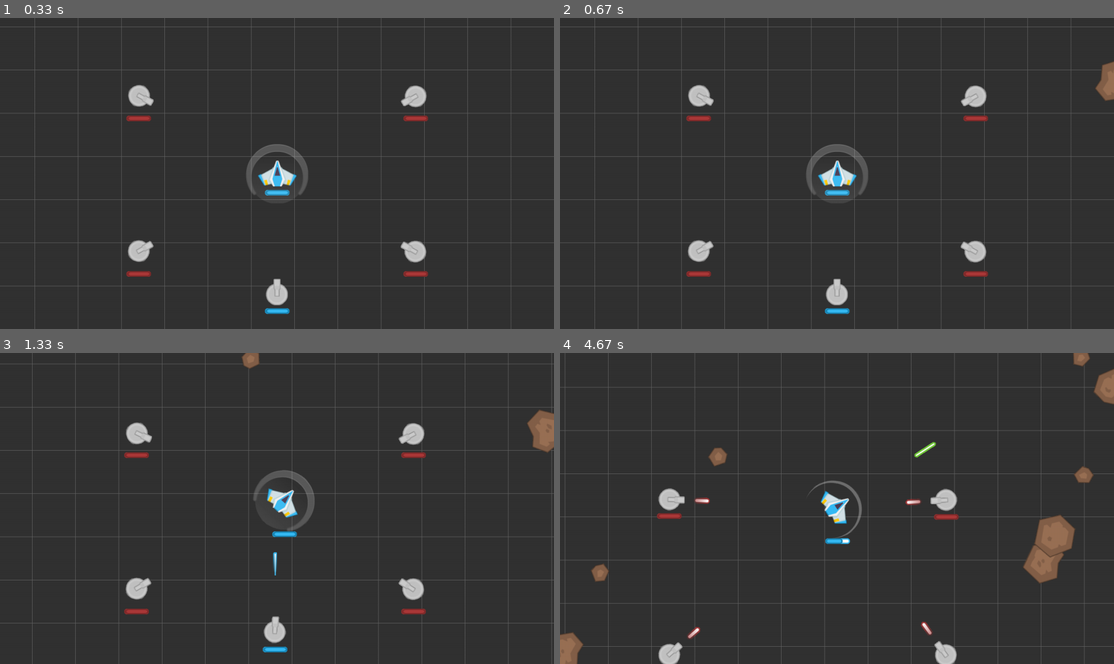
Above: before the commit, frames 1-4 (two rows, left to right).
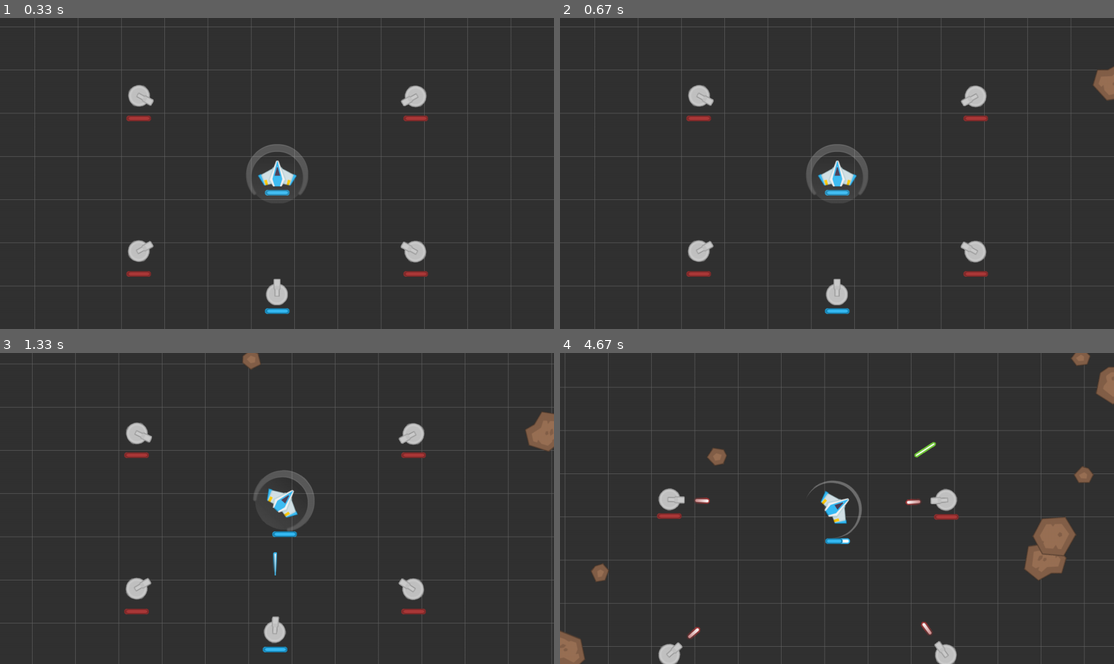
Above: after the commit, the same moments.

Repository: genericprogrammerdude/pygamengn
Game: pygame game, started from main.py
Same seed, same stepped clock (60 frames per second), same inputs: the game is played once before the commit and once after it.
Inputs:
- Up to frame 1 (0.33 s): no input
- Up to frame 2 (0.67 s): tap Space at 0.33 s
- Up to frame 3 (1.33 s): hold D 0.67-1.13 s; hold W from 1.17 s (still down)
- Up to frame 4 (4.67 s): release W at 1.47 s; hold D 1.5-1.97 s; hold A 2-2.53 s; hold S 2.57-2.87 s; hold A 2.9-3.3 s; tap Space at 2.97, 3.27, 3.4, 3.8, 4.1, 4.47 s; hold W 3.33-3.7 s; hold D 3.73-4.37 s; hold S from 4.4 s (still down)

Frame 1 is identical in both runs. In frame 2, 0.1% of the frame differs, in the area x 96-100%, y 14-27%; in frame 3, 0.2%; in frame 4, 0.5%, in the area x 0-100%, y 0-100%.

Commit message:
Using Asteroid.heading as it should be used.

Diff:
--- a/asteroid.py
+++ b/asteroid.py
@@ -12,30 +12,21 @@
 @GameObjectFactory.register("Asteroid")
 class Asteroid(GameObject):
 
-    def __init__(self, images, damage, death_effect, mover, death_spawn):
+    def __init__(self, images, damage, death_effect, mover, death_spawn, heading):
         super().__init__(random.choice(images))
         self.damage = damage
         self.death_effect = death_effect
         self.mover = mover
-        self.spin_angle = random.randrange(0, 360)
         self.spin_delta_factor = random.choice([-1.0, 1.0])
         self.death_spawn = death_spawn
         self.death_spawn_pos = None
+        self.heading = heading
 
     def update(self, delta):
         spin_delta = (45.0 * delta) / 1000.0 * self.spin_delta_factor
-        self.spin_angle = self.spin_angle + spin_delta
-        self.set_heading(self.spin_angle)
+        self.set_heading(self.heading + spin_delta)
         self.pos = self.pos + self.mover.move(delta)
         super().update(delta)
-#         self.pos = self.pos + self.mover.move(delta)
-#         self.image = pygame.transform.rotozoom(self.image_original, self.spin_angle, self.scale)
-#         self.mask = pygame.mask.from_surface(self.image, 16)
-
-        # Translate
-        self.rect = self.image.get_rect()
-        topleft = self.pos - pygame.math.Vector2(self.rect.width / 2.0, self.rect.height / 2.0)
-        self.rect.topleft = pygame.Vector2(round(topleft.x), round(topleft.y))
 
     def handle_collision(self, gob, world_pos):
         """Reacts to collision against game object gob."""
@@ -51,13 +42,14 @@
                 angle = -30.0
                 angle_inc = 60.0 / len(self.death_spawn)
                 for spawn_type in self.death_spawn:
-                    spawn = GameObjectFactory.create(spawn_type)
-                    spawn.set_pos(self.death_spawn_pos)
                     next_angle = angle + angle_inc
                     heading = random.uniform(angle, next_angle) % 360
                     angle = next_angle
+                    spawn = GameObjectFactory.create(spawn_type, heading=heading)
+                    spawn.set_pos(self.death_spawn_pos)
                     direction = Transform.rotate(self.mover.direction, heading)
                     spawn.mover.set_direction(direction)
+                    spawn.transform()
 
             if self.death_effect:
                 effect = GameObjectFactory.create(self.death_effect)
@@ -84,10 +76,11 @@
         if self.time_to_next_spawn <= 0:
             self.time_to_next_spawn = random.randrange(self.spawn_freq)
             asteroid_type = random.choice(self.asteroid_types)
-            asteroid = GameObjectFactory.create(asteroid_type)
+            asteroid = GameObjectFactory.create(asteroid_type, heading=random.randrange(0, 360))
             pos, direction = self.get_random_pos_dir(self.render_group.get_world_view_rect())
             asteroid.mover.set_direction(direction)
             asteroid.set_pos(pos)
+            asteroid.transform()
 
     def get_random_pos_dir(self, world_view_rect):
         # Aim roughly to the center of the screen
